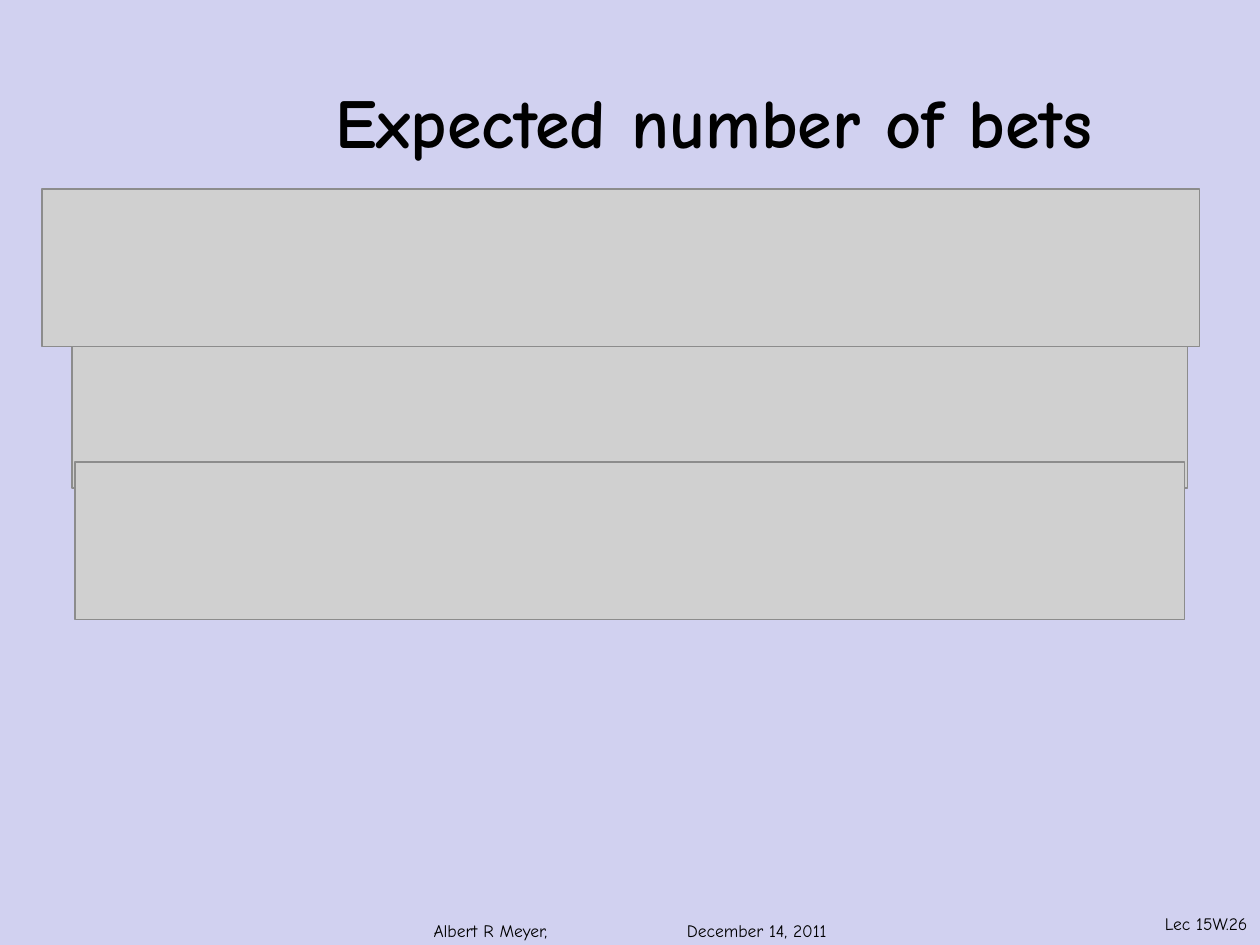
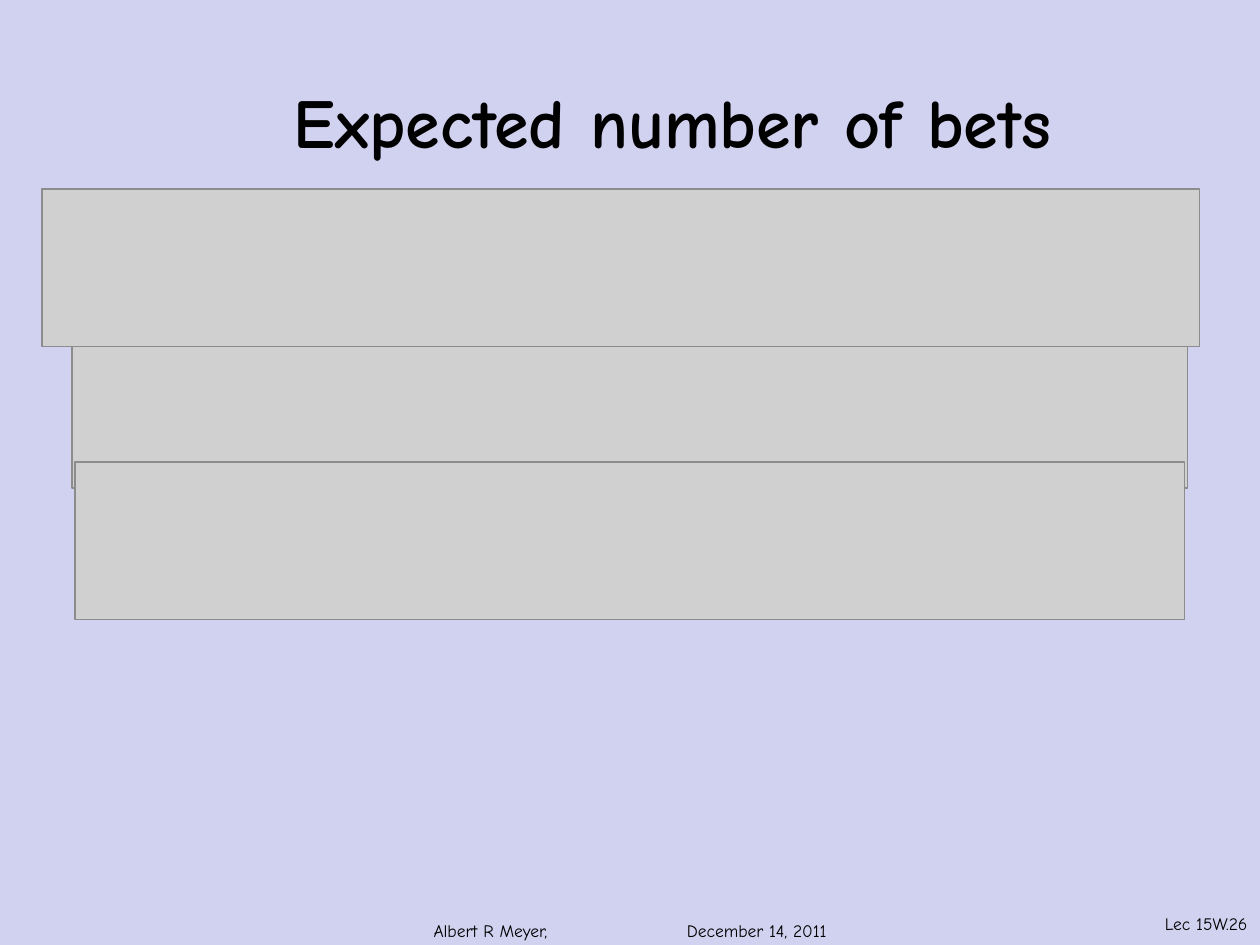
Before and after one commit to armeyer/mcs_web, a slide deck: slide 26 of fall11/slidesF11/slides15w.pptx. Drawn at 1260x945 pixels with LibreOffice and Linux fonts; fonts in the diff are those of the drawing; grey boxes stand for pictures; background and template pictures are left out. Boxes give left, top, right and bottom in pixels: in the first picture for what was removed or moved away, otherwise in the second. Text is boxed around its words. In the diff, an @@ line names an element or a change of style, - is before the commit and + after.

```diff
--- a/fall11/slidesF11/slides15w.pptx
+++ b/fall11/slidesF11/slides15w.pptx
@@ text "Expected number of bets": place and size @@
-text "Expected number of bets" at [335, 101, 1092, 161]
+text "Expected number of bets" at [294, 101, 1051, 161]
```
Also in this commit, not shown: 12 other slides changed.
